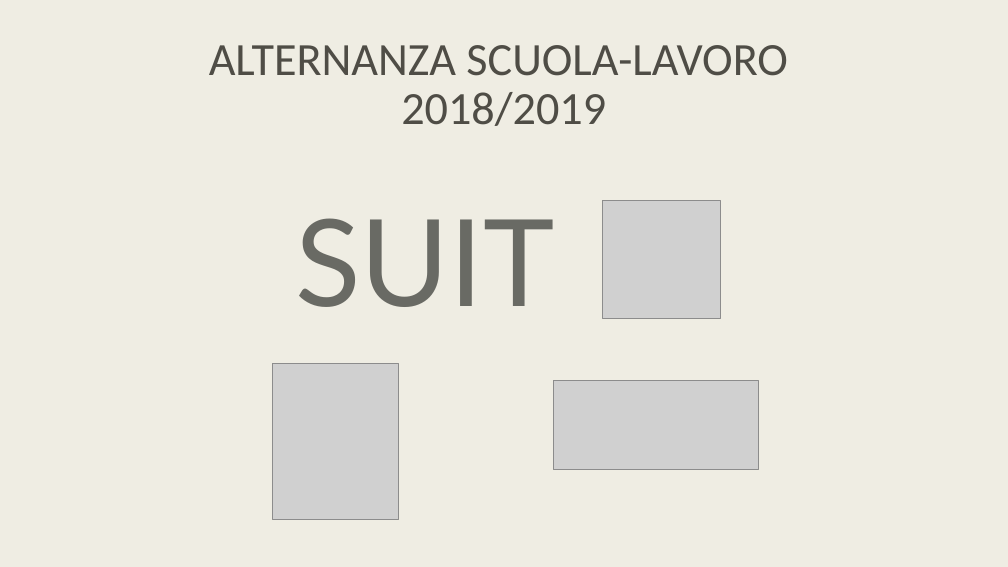
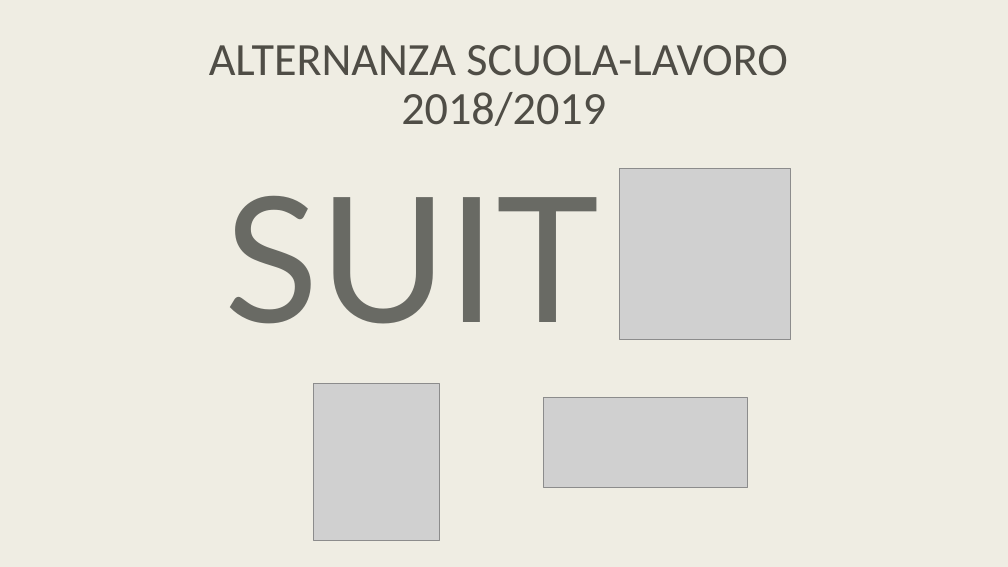
Before and after one commit to lt-scuolalavoro/suit, a slide deck: slide 1 of resources/EN - Suit Database.pptx. Drawn at 1008x567 pixels with LibreOffice and Linux fonts; fonts in the diff are those of the drawing; grey boxes stand for pictures. Boxes give left, top, right and bottom in pixels: in the first picture for what was removed or moved away, otherwise in the second. Text is boxed around its words. In the diff, an @@ line names an element or a change of style, - is before the commit and + after.

Commit message:
Update Presentation

```diff
--- a/resources/EN - Suit Database.pptx
+++ b/resources/EN - Suit Database.pptx
@@ text "SUIT": place and size @@
-text "SUIT" at (295,218,554,307)
+text "SUIT" at (225,196,599,324)
@@ text "SUIT" at (225,196,599,324): size 115 to 166 pt @@
@@ picture: place and size @@
-picture at (603,200,721,318)
+picture at (619,169,791,340)
@@ picture: place and size @@
-picture at (273,364,399,520)
+picture at (314,384,439,541)
@@ picture: place and size @@
-picture at (554,380,758,470)
+picture at (543,398,748,487)
```
Also in this commit, not shown: 1 other file.
